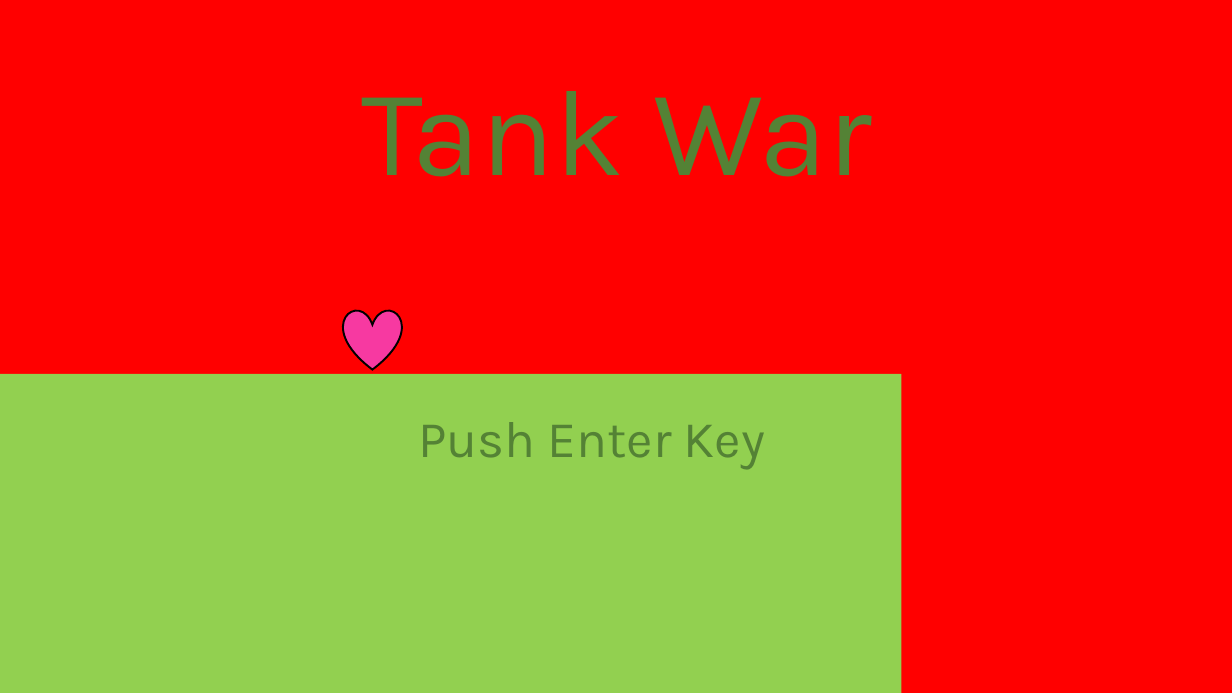
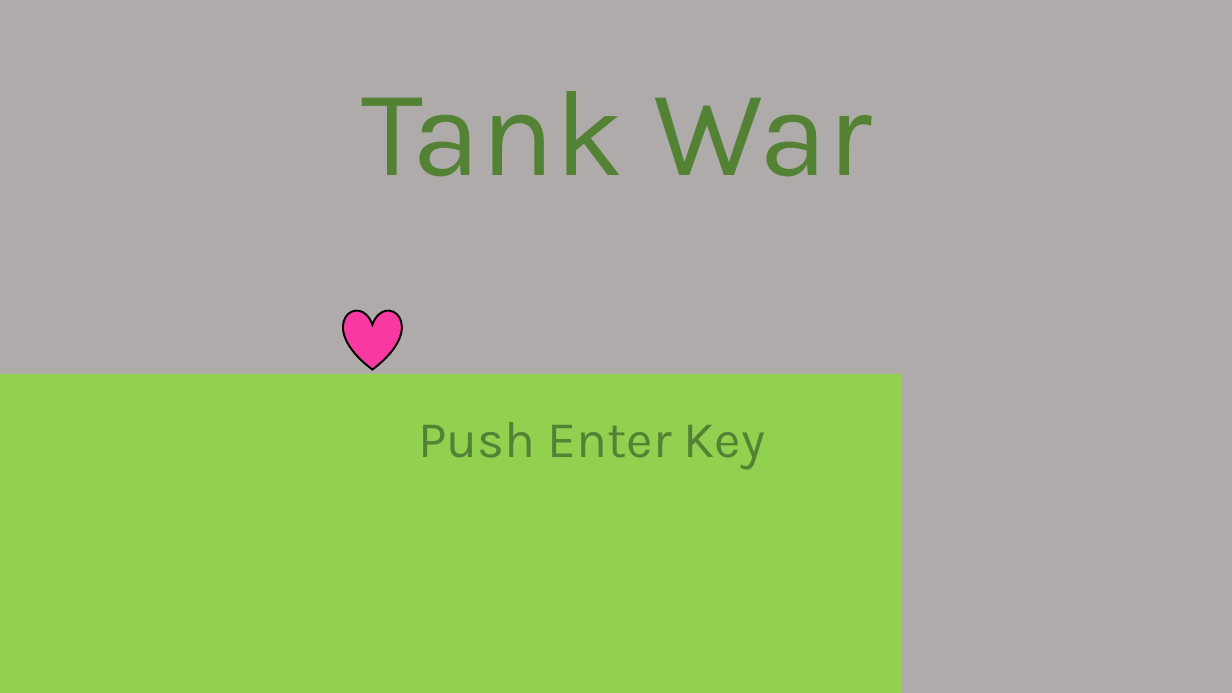
Before and after one commit to NakamuraKaiji/TankWar, a slide deck: slide 1 of TankWar.pptx. Drawn at 1232x693 pixels with LibreOffice and Linux fonts; fonts in the diff are those of the drawing. Boxes give left, top, right and bottom in pixels: in the first picture for what was removed or moved away, otherwise in the second. Text is boxed around its words. In the diff, an @@ line names an element or a change of style, - is before the commit and + after.

```diff
--- a/TankWar.pptx
+++ b/TankWar.pptx
@@ background #FF0000 to #AFABAB @@
```
Also in this commit, not shown: 1 slide added, 51 other files.
